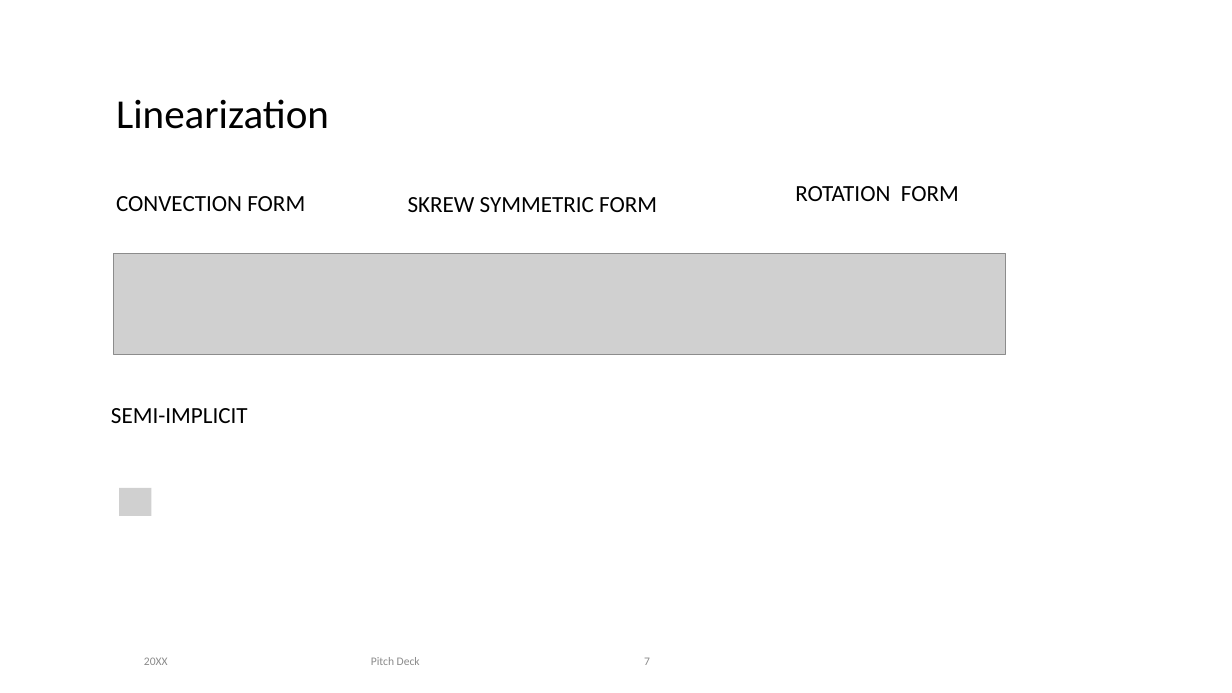
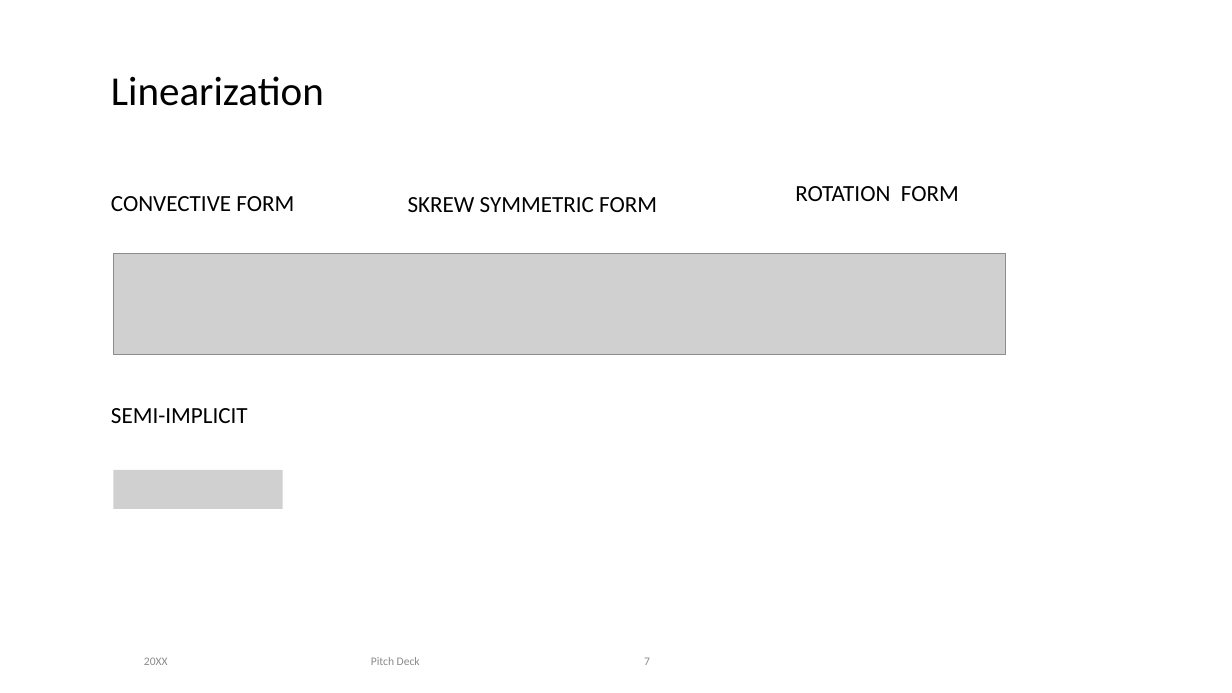
Before and after one commit to Giorgio-Miani/Navier-Stokes-PDE, a slide deck: slide 7 of power_point.pptx. Drawn at 1232x693 pixels with LibreOffice and Linux fonts; fonts in the diff are those of the drawing; grey boxes stand for pictures; background and template pictures are left out. Boxes give left, top, right and bottom in pixels: in the first picture for what was removed or moved away, otherwise in the second. Text is boxed around its words. In the diff, an @@ line names an element or a change of style, - is before the commit and + after.

```diff
--- a/power_point.pptx
+++ b/power_point.pptx
@@ text "Linearization": place and size @@
-text "Linearization" at (116,99,329,129)
+text "Linearization" at (111,76,324,106)
@@ text at (111,196,294,211): text changed @@
-CONVECTION FORM
+CONVECTIVE FORM
@@ picture added at (114,470,283,509) @@
@@ picture removed at (119,488,152,516) @@
```
Also in this commit, not shown: 2 other slides changed, 6 slides added, 39 other files.
